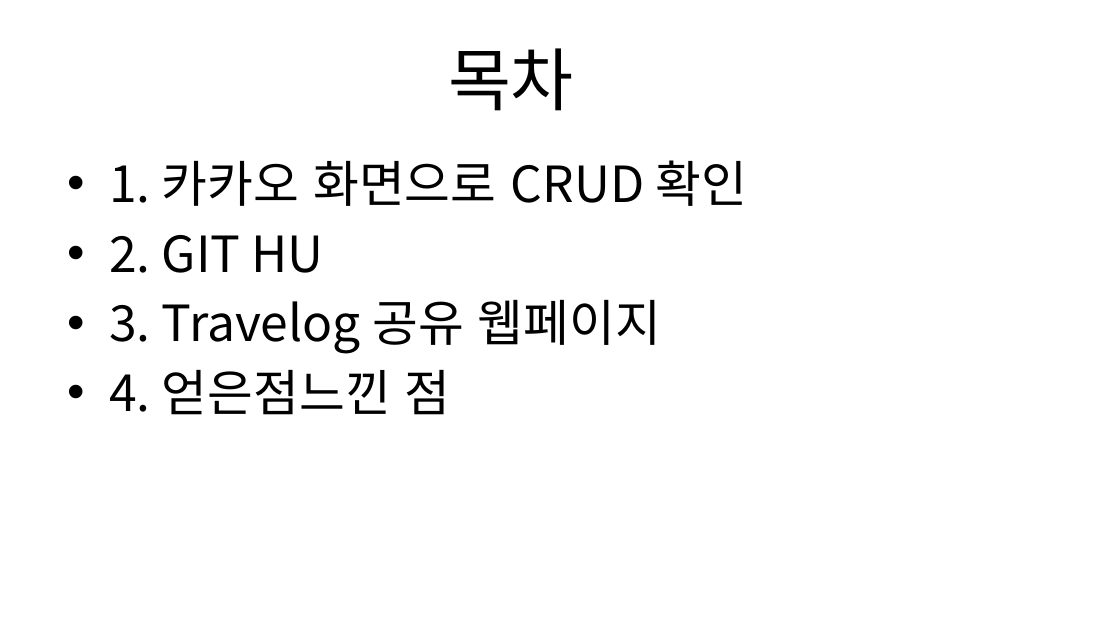
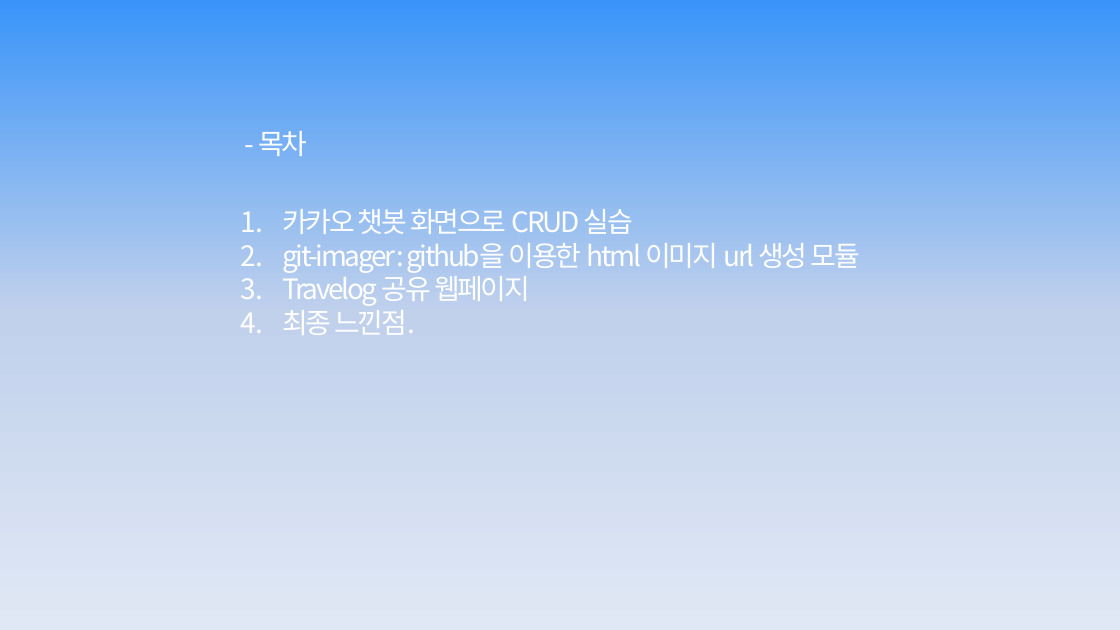
Before and after one commit to MinSikMoon/cloud-tf-ppt, a slide deck: slide 2 of Cloud TF 회고.pptx. Drawn at 1120x630 pixels with LibreOffice and Linux fonts; fonts in the diff are those of the drawing; background and template pictures are left out. Boxes give left, top, right and bottom in pixels: in the first picture for what was removed or moved away, otherwise in the second. Text is boxed around its words. In the diff, an @@ line names an element or a change of style, - is before the commit and + after.

Commit message:
1. 카카오

```diff
--- a/Cloud TF 회고.pptx
+++ b/Cloud TF 회고.pptx
@@ background #FFFFFF to picture (left out) @@
@@ text "- 목차" at (258,131,307,156): vertical alignment middle to top @@
@@ text at (258,131,307,156): text changed; size 44 to 18 pt; text colour #000000 to #FFFFFF @@
-목차
+- 목차
@@ text removed at (109,160,748,415) @@
-• 1. 카카오 화면으로 CRUD 확인
-• 2. GIT HU
-• 3. Travelog 공유 웹페이지
-• 4. 얻은점느낀 점
@@ text added at (282,209,860,335), 18 pt, text #FFFFFF @@
+1. 카카오 챗봇 화면으로 CRUD 실습
+2. git-imager : github을 이용한 html 이미지 url 생성 모듈
+3. Travelog 공유 웹페이지
+4. 최종 느낀점.
```
Also in this commit, not shown: 4 other slides changed, 2 slides added.
